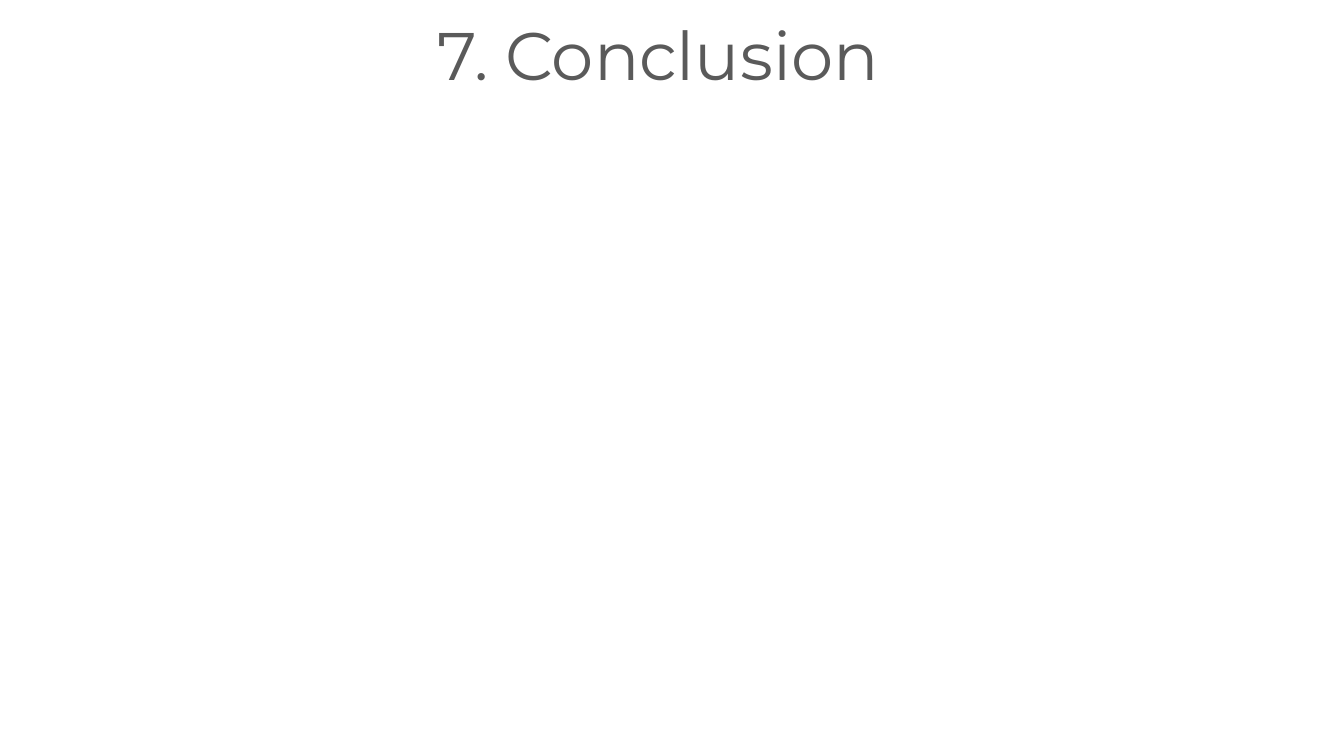
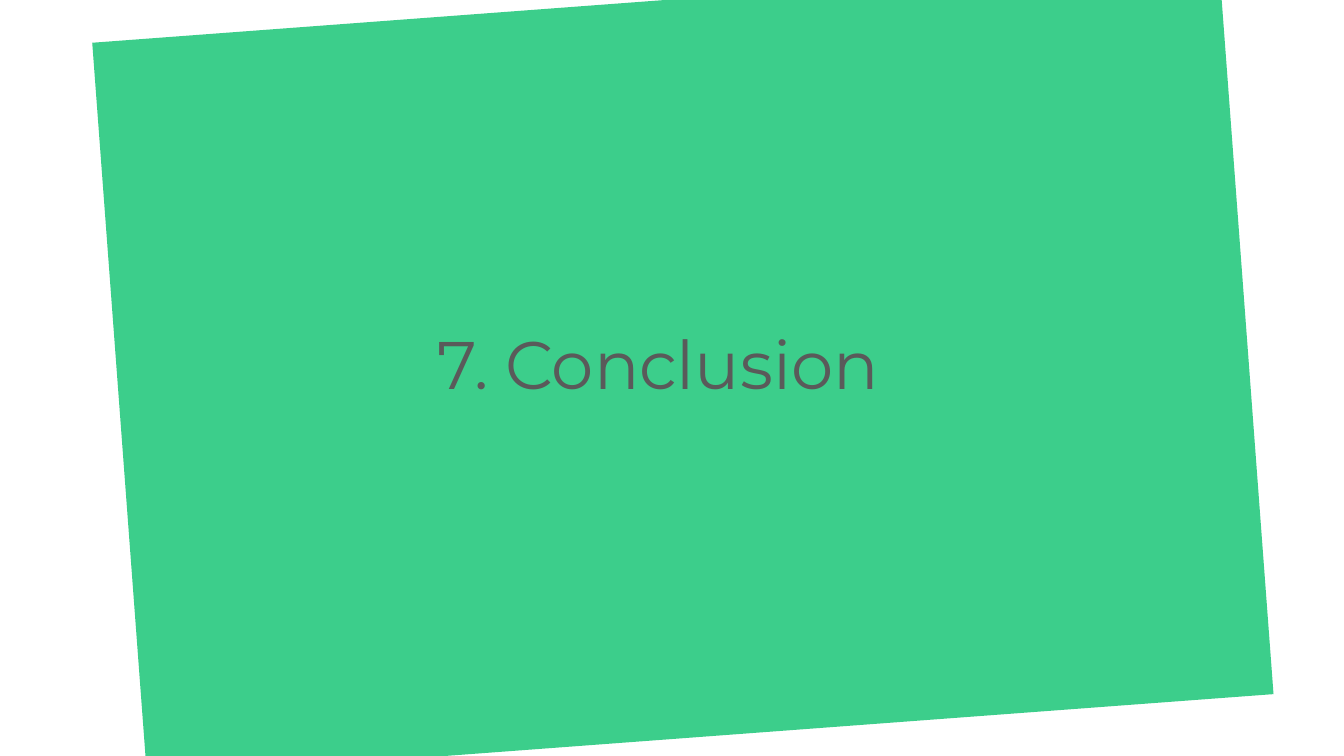
Before and after one commit to Kikuichimonji/Colorfull-CRM, a slide deck: slide 13 of ressources/colorfullcrm.pptx (slide 9 before the commit). Drawn at 1344x756 pixels with LibreOffice and Linux fonts; fonts in the diff are those of the drawing. Boxes give left, top, right and bottom in pixels: in the first picture for what was removed or moved away, otherwise in the second. Text is boxed around its words. In the diff, an @@ line names an element or a change of style, - is before the commit and + after.

```diff
--- a/ressources/colorfullcrm.pptx
+++ b/ressources/colorfullcrm.pptx
@@ rectangle added at [92,0,1274,756], fill #3CCE8B @@
@@ text "Conclusion": place and size @@
-text "Conclusion" at [505,30,879,81]
+text "Conclusion" at [505,339,879,390]
```
Also in this commit, not shown: 6 other slides changed, 6 slides added, 15 slides removed, 6 other files.
